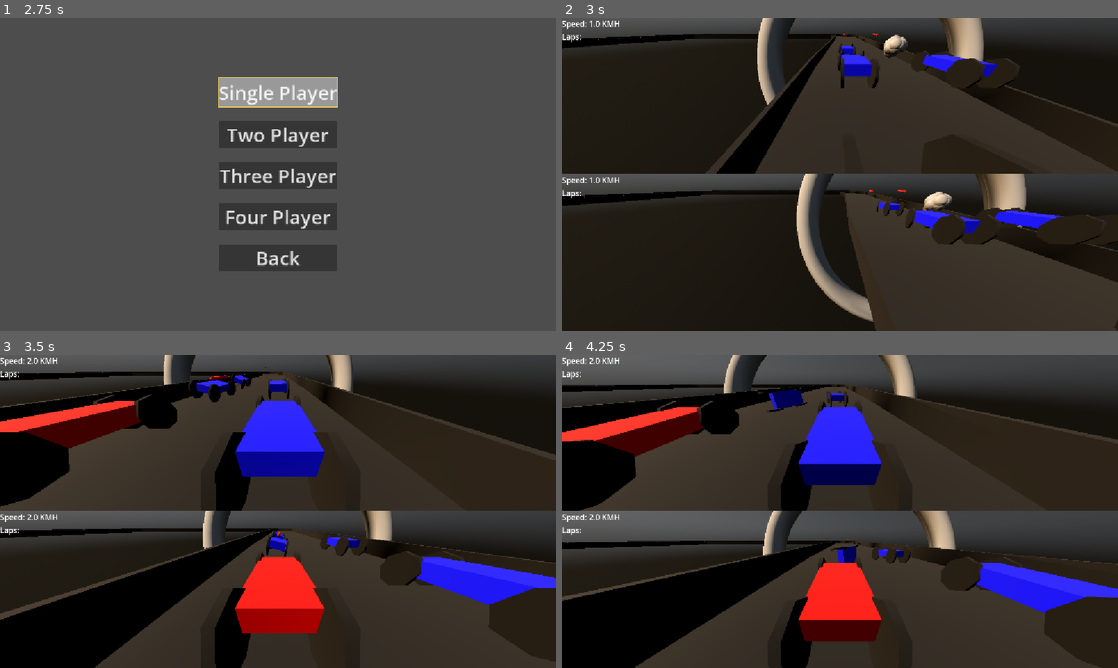
Above: before the commit, frames 1-4 (two rows, left to right).
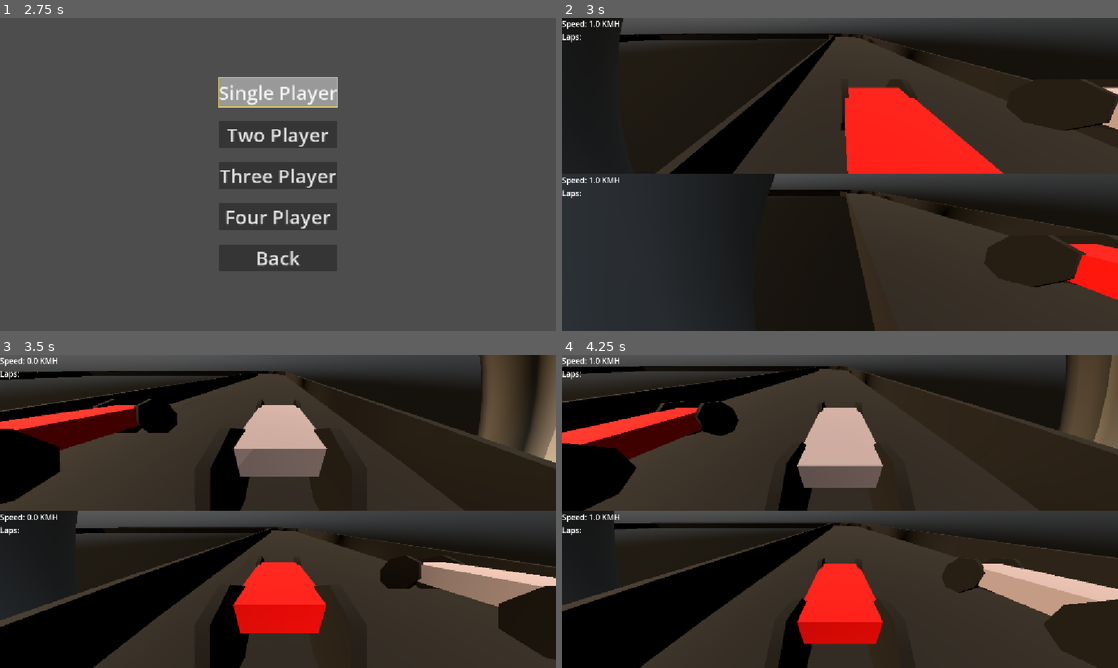
Above: after the commit, the same moments.

Repository: DwoaC/RickNRollRacing
Game: Godot game, scene res://gui/main.tscn
Two runs of this game, one before a commit and one after it. Both use one fixed random seed, a clock stepped at 60 frames per second and the inputs below. Sound files missing from this copy of the repository are replaced by a short silence.
Inputs:
- Up to frame 1 (2.75 s): click "New Game" at 0.5 s; click "New Game" at 1.25 s; click "Quick Race" at 2 s
- Up to frame 2 (3 s): click "Two Player" at 2.75 s
- Up to frame 3 (3.5 s): no input
- Up to frame 4 (4.25 s): no input

Frame 1 is identical in both runs. In frame 2, 29% of the frame differs, in the area x 0-100%, y 0-100%; in frame 3, 18%; in frame 4, 27%.
Error before the commit: Invalid call. Nonexistent function 'add_controller' in base 'Nil'. (res://gamer_manager.gd:31)

Commit message:
building cars moved to game manager

Diff:
--- a/gamer_manager.gd
+++ b/gamer_manager.gd
@@ -2,6 +2,8 @@
 extends Node
 
 var MAX_CARS = 6
+var player_car_scene = preload("res://objects/cars/car_player.tscn")
+var ai_car_scene = preload("res://objects/cars/ai.tscn")
 
 var sim_node: Sim = null
 
@@ -19,30 +21,35 @@
 	get_tree().root.get_node("Main/LevelContainer").add_child(new_level)
 	sim_node = new_level
 
-func add_player(new_player) -> Car:
-	new_player.player_reference = "p" + str(sim_node.player_cars.size() + 1)
-	var car: Car = sim_node.add_player(new_player)
+func add_player(car_stats: PlayerStats) -> void:
+
+	car_stats.player_reference = "p" + str(sim_node.player_cars.size() + 1)
+
+	var car: PlayerCar = player_car_scene.instantiate()
+	car.stats = car_stats
+
+	sim_node.add_player(car)
 
 	var controller_scene = load("res://objects/cars/controlers/controller_player.tscn")
 	var controller = controller_scene.instantiate()
 
-	controller.stats = new_player
+	controller.stats = car_stats
+	car.add_controller(controller)
 
-	car.add_controller(controller)
-	return car
+	sim_node.add_viewport(car)
 
-func add_ai(car_stats: CarStats) -> Car:
-	car_stats.player_reference = "p" + str(sim_node.player_cars.size() + 1)
-	var car: Car = sim_node.add_player(car_stats)
+func add_ai(car_stats: CarStats) -> void:
+	print("car stats: " + str(car_stats))
+	var car: Car = ai_car_scene.instantiate()
+	car.stats = car_stats
+
+	sim_node.add_player(car)
 
 	var controller_scene = load("res://objects/cars/controlers/controller_ai.tscn")
 	var controller = controller_scene.instantiate()
 
 	controller.stats = car_stats
-
 	car.add_controller(controller)
-	return car
 
 func start_sim():
-	sim_node.n_ai = MAX_CARS - sim_node.player_cars.size()
 	sim_node.start()
--- a/gui/main_menu.gd
+++ b/gui/main_menu.gd
@@ -41,11 +41,11 @@
 	GamerManager.load_level("res://worlds/Sim.tscn")
 
 	var player = load("res://resources/player_1.tres")
-	var car: Car = GamerManager.add_player(player)
+	GamerManager.add_player(player)
 
 	for i in range(7):
 		var ai = load("res://resources/ai_stats.tres")
-		car = GamerManager.add_ai(ai)
+		GamerManager.add_ai(ai)
 
 	GamerManager.start_sim()
 	hide()
--- a/objects/cars/car.gd
+++ b/objects/cars/car.gd
@@ -7,6 +7,8 @@
 @export var steer_angle: float = 0.5   # radians
 @export var respawn_delay: float = 1.5
 @export var max_speed: float = 75.0 / 3.6
+
+var controller: Controller
 
 var stats: CarStats:
 	get:
@@ -341,3 +343,6 @@
 
 func process_flipped(delta):
 	pass
+
+func add_controller(_controller: Controller):
+	controller = _controller
--- a/resources/ai_stats.tres
+++ b/resources/ai_stats.tres
@@ -1,8 +1,9 @@
 [gd_resource type="Resource" script_class="PlayerStats" load_steps=2 format=3 uid="uid://clg7lvth2top7"]
 
-[ext_resource type="Script" uid="uid://dfykroq5wpybx" path="res://resources/player_stats.gd" id="1_660ut"]
+[ext_resource type="Script" uid="uid://bjigya8ealhg0" path="res://resources/car_stats.gd" id="1_660ut"]
 
 [resource]
 script = ExtResource("1_660ut")
+player_reference = "AI"
 car_color = Color(0, 0, 1, 1)
 metadata/_custom_type_script = "uid://dfykroq5wpybx"
--- a/resources/player_1.tres
+++ b/resources/player_1.tres
@@ -4,5 +4,5 @@
 
 [resource]
 script = ExtResource("1_h6f5k")
-car_color = Color(0, 0, 1, 1)
+car_color = Color(0.55371416, 0.5186787, 0.5588629, 1)
 metadata/_custom_type_script = "uid://dfykroq5wpybx"
--- a/worlds/sim.gd
+++ b/worlds/sim.gd
@@ -7,34 +7,25 @@
 @onready var world: World = %World
 @onready var viewport_container = %GridContainer
 
-var n_ai: int:
-	get:
-		return world.n_ai
-	set(value):
-		world.n_ai = value
 
-var player_car_scene = preload("res://objects/cars/car_player.tscn")
 var player_viewport_container = preload("res://worlds/car_sub_viewport_container.tscn")
 
 func start():
 	world.start()
 
-func add_player(new_player_stats: PlayerStats):
-	if player_cars.size() >= MAX_PLAYERS:
-		return
-	var new_player_car: PlayerCar = player_car_scene.instantiate()
-	player_cars.append(new_player_car)
-	new_player_car.stats = new_player_stats
-	add_child(new_player_car)
+func add_player(car: Car) -> void:
+	player_cars.append(car)
+	add_child(car)
+	world.cars.append(car)
 
-	world.cars.append(new_player_car)
-
-	if player_cars.size() > 2:
-		viewport_container.columns = 2
-
+func add_viewport(car: Car):
 	var new_player_viewport = player_viewport_container.instantiate()
-	new_player_viewport.car = new_player_car
+	new_player_viewport.car = car
 	new_player_viewport.size_flags_horizontal = Control.SIZE_EXPAND_FILL
 	new_player_viewport.size_flags_vertical = Control.SIZE_EXPAND_FILL
 	new_player_viewport.stretch = true
 	viewport_container.add_child(new_player_viewport)
+
+	if player_cars.size() > 2:
+		viewport_container.columns = 2
+	print("Player cars " + str(viewport_container.columns))
--- a/worlds/world.gd
+++ b/worlds/world.gd
@@ -23,7 +23,6 @@
 	pass
 
 func start():
-	add_ai()
 	setup_signals()
 	load_level()
 	place_cars()
@@ -33,13 +32,6 @@
 	for car in cars:
 		place_car(car, index)
 		index += 1
-
-func add_ai():
-	for i in range(n_ai):
-		var car = AI_CAR_SCENE.instantiate()
-		car.stats = AI_CAR_STATS
-		add_child(car)
-		cars.push_front(car)
 
 func setup_signals():
 	for car in cars:
